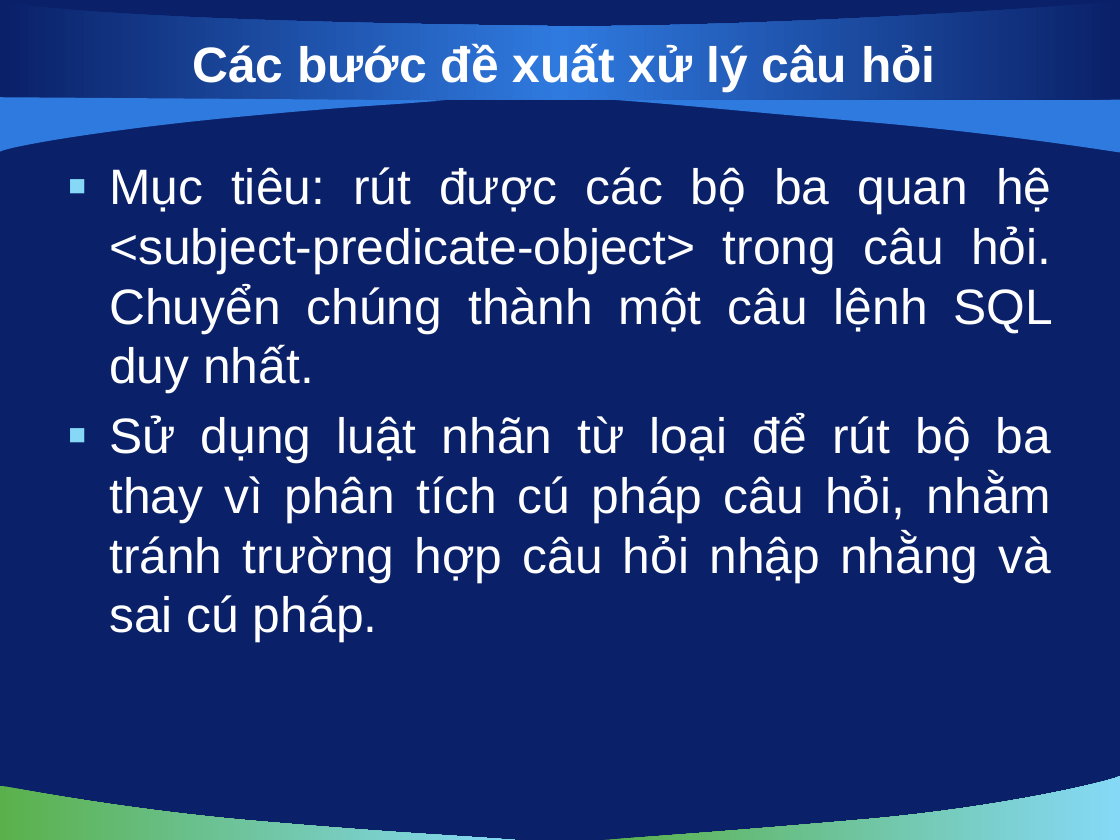
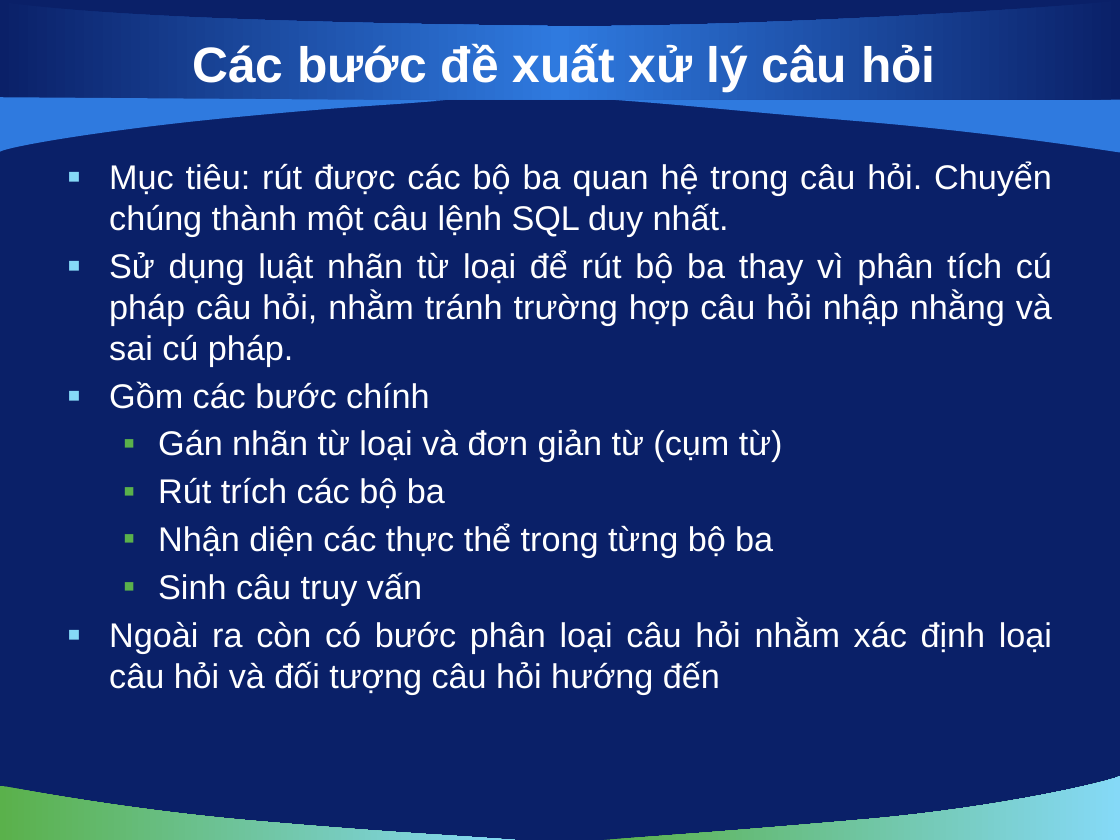
Before and after one commit to hungntit/filnalproject, a slide deck: slide 5 of De Cuong/bao cao luan van/slide 0.2.pptx (slide 10 before the commit). Drawn at 1120x840 pixels with LibreOffice and Linux fonts; fonts in the diff are those of the drawing; background and template pictures are left out. Boxes give left, top, right and bottom in pixels: in the first picture for what was removed or moved away, otherwise in the second. Text is boxed around its words. In the diff, an @@ line names an element or a change of style, - is before the commit and + after.

```diff
--- a/De Cuong/bao cao luan van/slide 0.2.pptx
+++ b/De Cuong/bao cao luan van/slide 0.2.pptx
@@ text at [109, 161, 1052, 236]: text changed; size 32 to 22 pt @@
-▪ Mục tiêu: rút được các bộ ba quan hệ <subject-predicate-object> trong câu hỏi. Chuyển chúng thành một câu lệnh SQL duy nhất.
+▪ Mục tiêu: rút được các bộ ba quan hệ trong câu hỏi. Chuyển chúng thành một câu lệnh SQL duy nhất.
@@ text at [109, 250, 1052, 366]: size 32 to 22 pt in "Sử dụng luật nhãn từ loại để ..."; less space between paragraphs @@
@@ text at [109, 381, 1052, 695]: paragraphs added @@
+▪ Gồm các bước chính
+  ▪ Gán nhãn từ loại và đơn giản từ (cụm từ)
+  ▪ Rút trích các bộ ba
+  ▪ Nhận diện các thực thể trong từng bộ ba
+  ▪ Sinh câu truy vấn
+▪ Ngoài ra còn có bước phân loại câu hỏi nhằm xác định loại câu hỏi và đối tượng câu hỏi hướng đến
```
Also in this commit, not shown: 5 other slides changed, 4 slides added, 5 slides removed, 1 other file.
